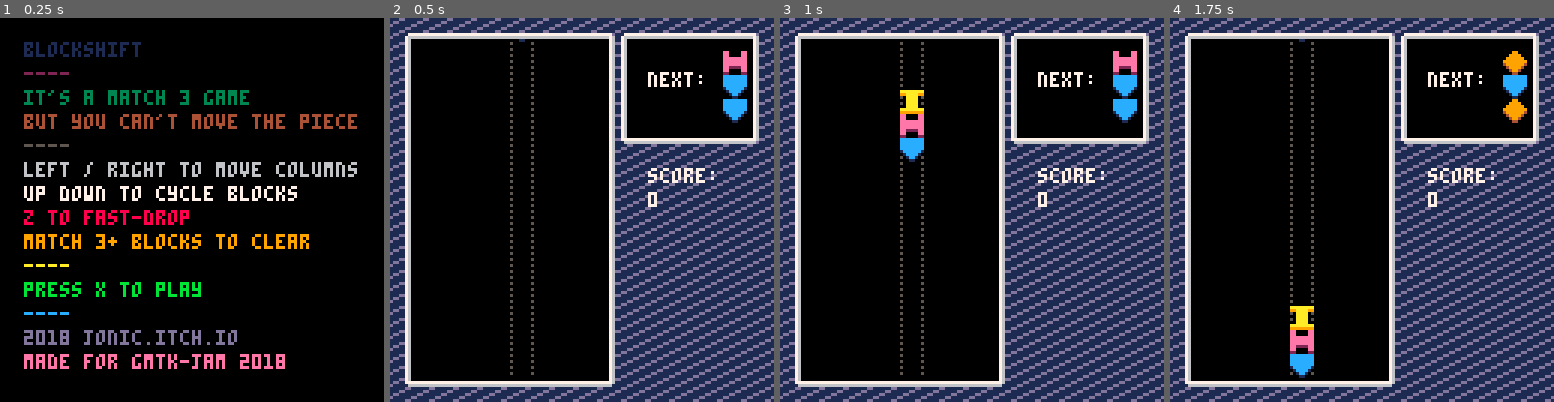
Above: before the commit, frames 1-4 (left to right).
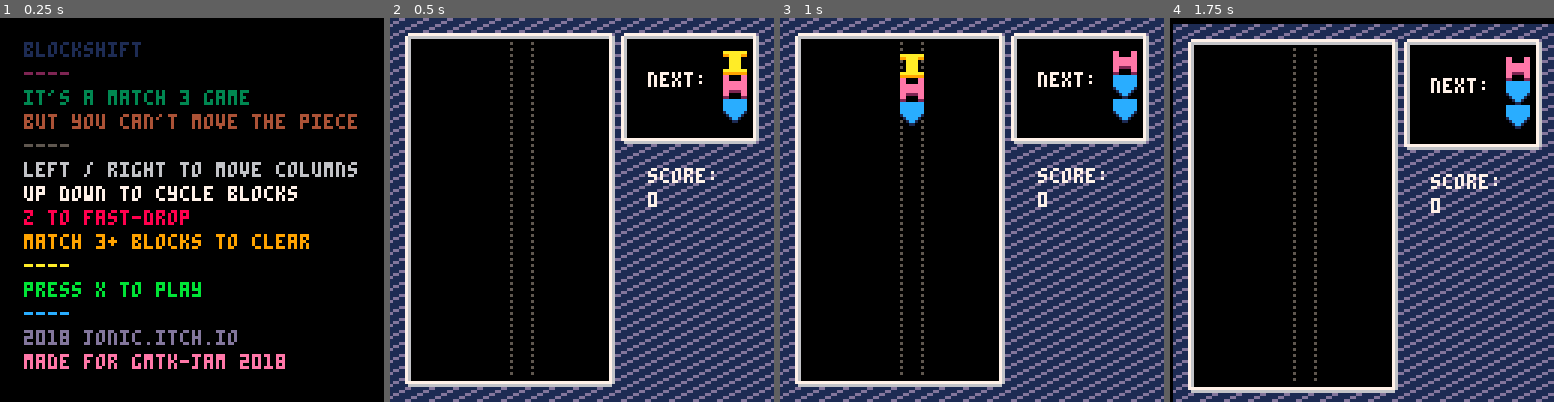
Above: after the commit, the same moments.

Repository: Jonic/BlockShift
Game: PICO-8 cartridge blockshift.p8
Two runs of this game, one before a commit and one after it. Both use one fixed random seed, a clock stepped at 60 frames per second and the inputs below.
Inputs:
- Up to frame 1 (0.25 s): no input
- Up to frame 2 (0.5 s): tap X (X key) at 0.33 s
- Up to frame 3 (1 s): tap O (Z key) at 0.7 s
- Up to frame 4 (1.75 s): tap X (X key) at 1.07 s; hold Right from 1.6 s (still down); tap O (Z key) at 1.7 s

Frame 1 is identical in both runs. In frame 2, 0.8% of the frame differs, in the area x 33-93%, y 5-22%; in frame 3, 1.5%; in frame 4, 34%, in the area x 0-100%, y 0-100%.

Commit message:
Better loop, some bug fixes

Diff:
--- a/blockshift.p8
+++ b/blockshift.p8
@@ -15,6 +15,7 @@
 
   g.block_counter     = 0
   g.default_state     = 'title'
+  g.frame_counter     = 0
   g.frame_multiplier  = 1
   g.high_score        = 0
   g.high_score_beaten = false
@@ -33,6 +34,16 @@
     g.state.draw()
     g.objects_exec('draw')
     g.state.draw_late()
+  end
+
+  g.frame = function()
+    g.frame_counter += 1
+
+    if g.frame_counter > 10000 then
+      g.frame_counter = 0
+    end
+
+    return g.frame_counter
   end
 
   g.go_to = function(name)
@@ -587,7 +598,7 @@
   s.board                 = {}
   s.board_x               = 8
   s.board_y               = 120
-  s.can_force_fall        = true
+  s.can_hard_fall         = true
   s.controls_active       = true
   s.faller                = nil
   s.faller_defaults       = {
@@ -597,65 +608,55 @@
     pos_y       = -28,
     y_increment = 4
   }
-  s.flashes              = {}
-  s.grid_x               = 8
-  s.grid_y               = 14
-  s.hard_fall            = false
-  s.match_table          = {}
-  s.matches              = {}
-  s.next                 = nil
-  s.score                = 0
-  s.should_check_matches = false
-  s.stack_index          = 5
-  s.stack_fail_length    = 14
-  s.tick                 = {
-    counter          = 30,
-    interval         = 5,
-    interval_default = 5
+  s.flashes               = {}
+  s.grid_x                = 8
+  s.grid_y                = 14
+  s.hard_fall             = false
+  --  -----------------
+  -- |3| | | |2| | | |4|
+  -- | |3| | |2| | |4| |
+  -- | | |3| |2| |4| | |
+  -- | | | |3|2|4| | | |
+  -- | | | | |*|1|1|1|1|
+  --  -----------------
+  s.match_combos = {
+    -- numbers descend heading towards the asterisk in the diagram
+    { 9,  8,  7,  6,  5 }, -- horizontal  (1)
+    { 41, 32, 23, 14, 5 }, -- vertical    (2)
+    { 36, 29, 21, 13, 5 }, -- tl diagonal (3)
+    { 45, 35, 25, 15, 5 }  -- tr diagonal (4)
   }
+  s.match_table           = {}
+  s.matches               = {}
+  s.next                  = nil
+  s.perform_check_matches = false
+  s.stack_index           = 5
+  s.stack_fail_height     = 14
+  s.ticked                = false
+  s.tick_counter          = 0
+  s.tick_timeout          = 30
+  s.tick_timeout_default  = 30
+  s.tick_timeout_fast     = 0
 
   s.init = function()
-    s.board = {}
-
-    for x = 1, s.grid_x do
-      add(s.board, {})
-    end
-
-    s.spawn_next()
+    s.init_board()
+    s.init_next()
   end
 
   s.update = function()
-    if s.game_over() then
-      game.go_to('game_over')
-      return
-    end
-
     if game.waiting('block_removal') then
       return
     end
 
-    s.destroy_objects()
-
-    if s.controls_active then
-      s.check_input()
-    end
-
-    if s.faller == nil then
-      return s.spawn_faller()
-    end
-
-    if s.should_tick() then
-      s.update_faller()
-    end
-
-    if s.should_check_matches then
-      s.should_check_matches = false
-      s.update_blocks()
-      s.check_matches()
-      return
-    end
-
+    s.remove_matches()
+    s.tick()
+    s.update_reset()
+    s.check_input()
+    s.check_faller()
     s.update_blocks()
+    s.check_matches()
+    s.check_game_over()
+    s.reset_ticked()
   end
 
   s.draw = function()
@@ -666,117 +667,118 @@
 
   s.draw_late = function()
     clip()
-    printh('draw_late')
     s.draw_board()
     s.draw_next()
     s.draw_score()
     s.draw_flashes()
   end
 
-  -- state methods
-
-  s.block_exists = function(x, y)
-    return s.board[x] ~= nil and s.board[x][y] ~= nil
-  end
-
-  s.block_key = function()
-    game.increment_block_counter()
-    return 'block_' .. game.block_counter
-  end
-
-  s.build_match_table = function(x_start, y_start)
-    local match_table = {}
-
-    for y = y_start, y_start + 4 do
-      for x = x_start - 4, x_start + 4 do
-        local block_props = {
-          x = x,
-          y = y,
-        }
-
-        if s.block_exists(x, y) then
-          local block = s.board[x][y]
-          local block_object = o(block.key)
-
-          block_props['spr'] = block_object.tiles[1].i
-          block_props['key'] = block.key
-        end
-
-        add(match_table, block_props)
-      end
-    end
-
-    return match_table
-  end
-
-  s.can_scroll_to = function(index)
-    if s.faller and s.faller.pos_y > s.stack_y(index) then
-      sfx(7)
-      return false
-    end
-
-    return true
+  -- init methods
+
+  s.init_board = function()
+    s.board = {}
+
+    for x = 1, s.grid_x do
+      add(s.board, {})
+    end
+  end
+
+  s.init_next = function()
+    local pos_y_start = 3
+
+    s.next = {}
+
+    for i = 1, 3 do
+      local key = 'next_' .. i
+      local tiles = {
+        { i = s.rnd_block() }
+      }
+
+      local pos_x = 111
+      local pos_y = pos_y_start + (i * 8)
+
+      object_define(key, { tiles = tiles, x = pos_x, y = pos_y })
+      add(s.next, key)
+    end
+  end
+
+  -- check methods
+
+  s.check_faller = function()
+    if not s.ticked then
+      return
+    end
+
+    s.spawn_faller()
+
+    if s.faller_can_fall() then
+      s.update_faller()
+      return
+    end
+
+    s.transfer_faller_to_board()
+  end
+
+  s.check_game_over = function()
+    if #s.board[5] > s.stack_fail_height then
+      game.go_to('game_over')
+    end
   end
 
   s.check_input = function()
-    check_matches = false
+    if s.input_disabled then
+      return
+    end
+
+    local input_bitfield = btnp()
+
+    if input_bitfield == 1 or
+       input_bitfield == 2 or
+       input_bitfield == 4 or
+       input_bitfield == 8 then
+
+      s.perform_check_matches = true
+    end
 
     if btnp(0) and s.can_scroll_to(6) then
-      check_matches = true
       sfx(0)
       s.board = table_rotate(s.board, 1)
     end
 
     if btnp(1) and s.can_scroll_to(4) then
-      check_matches = true
       sfx(1)
       s.board = table_rotate(s.board, -1)
     end
 
     if btnp(2) then
-      check_matches = true
       sfx(3)
       s.rotate_columns(-1)
     end
 
     if btnp(3) then
-      check_matches = true
       sfx(2)
       s.rotate_columns(1)
     end
 
-    s.should_check_matches = check_matches
-
-    if btnp(4) and s.can_force_fall then
-      s.can_force_fall = false
+    if btnp(4) and s.can_hard_fall then
       sfx(4)
-      s.hard_fall = true
-      s.tick.interval = 0
+      s.hard_fall    = true
+      s.tick_timeout = s.tick_timeout_fast
     end
   end
 
   s.check_matches = function()
-    s.matches = {}
-    --  -----------------
-    -- |3| | | |2| | | |4|
-    -- | |3| | |2| | |4| |
-    -- | | |3| |2| |4| | |
-    -- | | | |3|2|4| | | |
-    -- | | | | |*|1|1|1|1|
-    --  -----------------
-    local match_combos = {
-      -- numbers descend heading towards the asterisk in the diagram
-      { 9,  8,  7,  6,  5 }, -- horizontal  (1)
-      { 41, 32, 23, 14, 5 }, -- vertical    (2)
-      { 36, 29, 21, 13, 5 }, -- tl diagonal (3)
-      { 45, 35, 25, 15, 5 }  -- tr diagonal (4)
-    }
+    if not s.perform_check_matches then
+      return
+    end
 
     for x = 1, s.grid_x do
       for y = 1, s.grid_y do
         if s.block_exists(x, y) then
-          s.match_table = s.build_match_table(x, y)
-          foreach(match_combos, function(combo)
+          s.build_match_table(x, y)
+
+          foreach(s.match_combos, function(combo)
+            -- printh(game.frame() .. ' - matching')
             s.perform_match_algorithm(copy(combo))
           end)
         end
@@ -784,19 +786,14 @@
     end
 
     if (#s.matches > 0) then
-      s.remove_matches()
-    end
-  end
-
-  s.destroy_objects = function()
-    if (#s.flashes == 0) return
-
-    foreach(s.flashes, function(flash)
-      game.object_destroy(flash.key)
-    end)
-
-    s.flashes = {}
-  end
+      s.create_flashes()
+      s.input_disabled = true
+      game.wait('block_removal', s.block_removal_timeout)
+      sfx(9)
+    end
+  end
+
+  -- draw methods
 
   s.draw_board = function()
     -- corners
@@ -851,6 +848,80 @@
     print(game.score, 86, 58, 7)
   end
 
+  -- update methods
+
+  s.update_blocks = function()
+    for x = 1, s.grid_x do
+      local blocks_count = #s.board[x]
+
+      for y = 1, blocks_count do
+        local block = s.board[x][y]
+        local pos_x, pos_y = s.get_block_pos(x, y)
+        o(block.key).pos({ x = pos_x, y = pos_y })
+      end
+    end
+  end
+
+  s.update_faller = function()
+    s.faller.pos_y += s.faller.y_increment
+
+    for i = 1, 3 do
+      local block_object = o('faller_' .. i)
+      block_object.pos({
+        x = s.faller.pos_x,
+        y = s.faller.pos_y + (i * 8)
+      })
+    end
+  end
+
+  s.update_reset = function()
+    s.input_disabled        = false
+    s.perform_check_matches = false
+  end
+
+  -- state methods
+
+  s.block_exists = function(x, y)
+    return s.board[x] ~= nil and s.board[x][y] ~= nil
+  end
+
+  s.block_key = function()
+    game.increment_block_counter()
+    return 'block_' .. game.block_counter
+  end
+
+  s.build_match_table = function(x_start, y_start)
+    s.match_table = {}
+
+    for y = y_start, y_start + 4 do
+      for x = x_start - 4, x_start + 4 do
+        local block_props = {
+          x = x,
+          y = y,
+        }
+
+        if s.block_exists(x, y) then
+          local block = s.board[x][y]
+          local block_object = o(block.key)
+
+          block_props['spr'] = block_object.tiles[1].i
+          block_props['key'] = block.key
+        end
+
+        add(s.match_table, block_props)
+      end
+    end
+  end
+
+  s.can_scroll_to = function(index)
+    if s.faller and s.faller.pos_y > s.stack_y(index) then
+      sfx(7)
+      return false
+    end
+
+    return true
+  end
+
   s.faller_can_fall = function()
     local next_pos_y = s.faller.pos_y + s.faller.y_increment
 
@@ -878,10 +949,6 @@
     local y2 = y1 + s.block_size - 1
 
     rect(x1, y1, x2, y2, color)
-  end
-
-  s.game_over = function()
-    return #s.board[5] > s.stack_fail_length
   end
 
   s.get_block_pos = function(x, y)
@@ -894,19 +961,17 @@
     foreach(combo, function(i)
       local subject = s.match_table[i]
       local matched_props = {
-        key = subject.key,
+        key     = subject.key,
         matched = length,
-        x = subject.x,
-        y = subject.y,
+        x       = subject.x,
+        y       = subject.y
       }
 
-      del(s.matches, matched_props)
       add(s.matches, matched_props)
     end)
   end
 
   s.perform_match_algorithm = function(combo)
-    local c = combo
     local start_index = combo[1]
     local subject = s.match_table[start_index]
     local match_value = subject and subject.spr
@@ -933,21 +998,38 @@
     end
   end
 
+  s.create_flashes = function()
+    foreach(s.matches, function(match)
+      add(s.flashes, copy(match))
+    end)
+  end
+
   s.remove_matches = function()
-    sfx(9)
-    s.controls_active = false
-    game.wait('block_removal', s.block_removal_timeout)
+    if #s.matches == 0 then
+      return
+    end
 
     foreach(s.matches, function(match)
       local col = s.board[match.x]
       local block = col[match.y]
+      del(col, block)
       game.update_score(match.matched)
-      add(s.flashes, copy(match))
-      del(col, block)
+      game.object_destroy(match.key)
     end)
 
-    s.should_check_matches = true
-    s.controls_active = true
+    s.flashes = {}
+    s.matches = {}
+
+    s.update_blocks()
+    s.check_matches()
+  end
+
+  s.reset_ticked = function()
+    s.ticked = false
+  end
+
+  s.reset_tick_timeout = function()
+    s.tick_timeout = s.tick_timeout_default
   end
 
   s.rnd_block = function()
@@ -961,19 +1043,13 @@
     end
   end
 
-  s.should_tick = function()
-    if s.tick.counter >= s.tick.interval then
-      s.tick.counter = 0
-      return true
-    end
-
-    s.tick.counter += 1
-    return false
-  end
-
   s.spawn_faller = function()
-    s.can_force_fall = true
-    s.faller = clone(s.faller_defaults)
+    if s.faller then
+      return
+    end
+
+    s.can_hard_fall = true
+    s.faller        = clone(s.faller_defaults)
 
     for i = 1, 3 do
       local block_object = o(s.next[i])
@@ -983,26 +1059,7 @@
       end
     end
 
-    s.spawn_next()
-  end
-
-  s.spawn_next = function()
-    local pos_y_start = 3
-
-    s.next = {}
-
-    for i = 1, 3 do
-      local key = 'next_' .. i
-      local tiles = {
-        { i = s.rnd_block() }
-      }
-
-      local pos_x = 111
-      local pos_y = pos_y_start + (i * 8)
-
-      object_define(key, { tiles = tiles, x = pos_x, y = pos_y })
-      add(s.next, key)
-    end
+    s.init_next()
   end
 
   s.stack_y = function(i)
@@ -1011,59 +1068,40 @@
     return vert_offset - (s.faller.height * s.block_size)
   end
 
+  s.tick = function()
+    s.tick_counter += 1
+
+    if s.tick_counter > s.tick_timeout then
+      s.tick_counter = 0
+      s.ticked       = true
+    end
+  end
+
   s.transfer_faller_to_board = function()
+    local sound_effect = 8
+
     for i = 3, 1, -1 do
-      local block_object = o('faller_' .. i)
-      local key = s.block_key()
-
-      object_define(key, { tiles = block_object.tiles })
-      add(s.board[5], {
-        key = key,
-        match_checked = false,
-        remove = false
-      })
-    end
-
-    s.faller = nil
-    s.tick.interval = s.tick.interval_default
-    s.should_check_matches = true
-  end
-
-  s.update_blocks = function()
-    for x = 1, s.grid_x do
-      local blocks_count = #s.board[x]
-
-      for y = 1, blocks_count do
-        local block = s.board[x][y]
-        local pos_x, pos_y = s.get_block_pos(x, y)
-        o(block.key).pos({ x = pos_x, y = pos_y })
-      end
-    end
-  end
-
-  s.update_faller = function()
-    if s.faller_can_fall() then
-      s.faller.pos_y += s.faller.y_increment
-
-      for i = 1, 3 do
-        local block_object = o('faller_' .. i)
-        block_object.pos({
-          x = s.faller.pos_x,
-          y = s.faller.pos_y + (i * 8)
-        })
-      end
-    else
-      local sound_effect = 8
-      if s.hard_fall then
-        sound_effect = 6
-        game.shake = 2
-        s.hard_fall = false
-      end
-
-      sfx(sound_effect)
-
-      s.transfer_faller_to_board()
-    end
+      local faller_key   = 'faller_' .. i
+      local block_object = o(faller_key)
+      local key          = s.block_key()
+      local pos_x, pos_y = s.get_block_pos(5, #s.board[5])
+
+      add(s.board[5], { key = key })
+      object_define(key, { tiles = block_object.tiles, x = pos_x, y = pos_y })
+      game.object_destroy(faller_key)
+    end
+
+    if s.hard_fall then
+      sound_effect = 6
+      game.shake   = 2
+      s.hard_fall  = false
+    end
+
+    sfx(sound_effect)
+
+    s.faller                = nil
+    s.perform_check_matches = true
+    s.reset_tick_timeout()
   end
 
   return s
Not shown, changed: the sound effects (__sfx__) section of blockshift.p8
